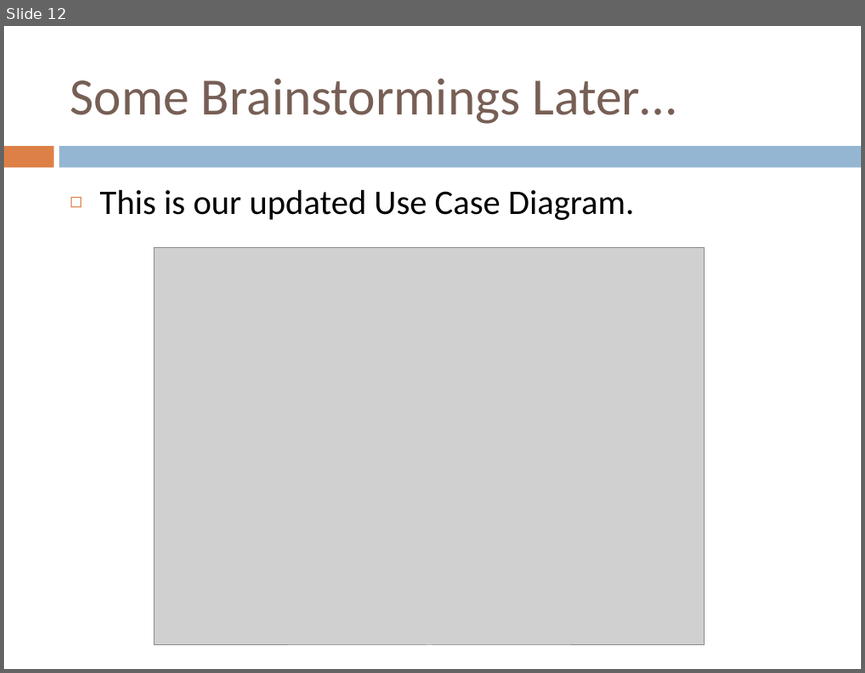
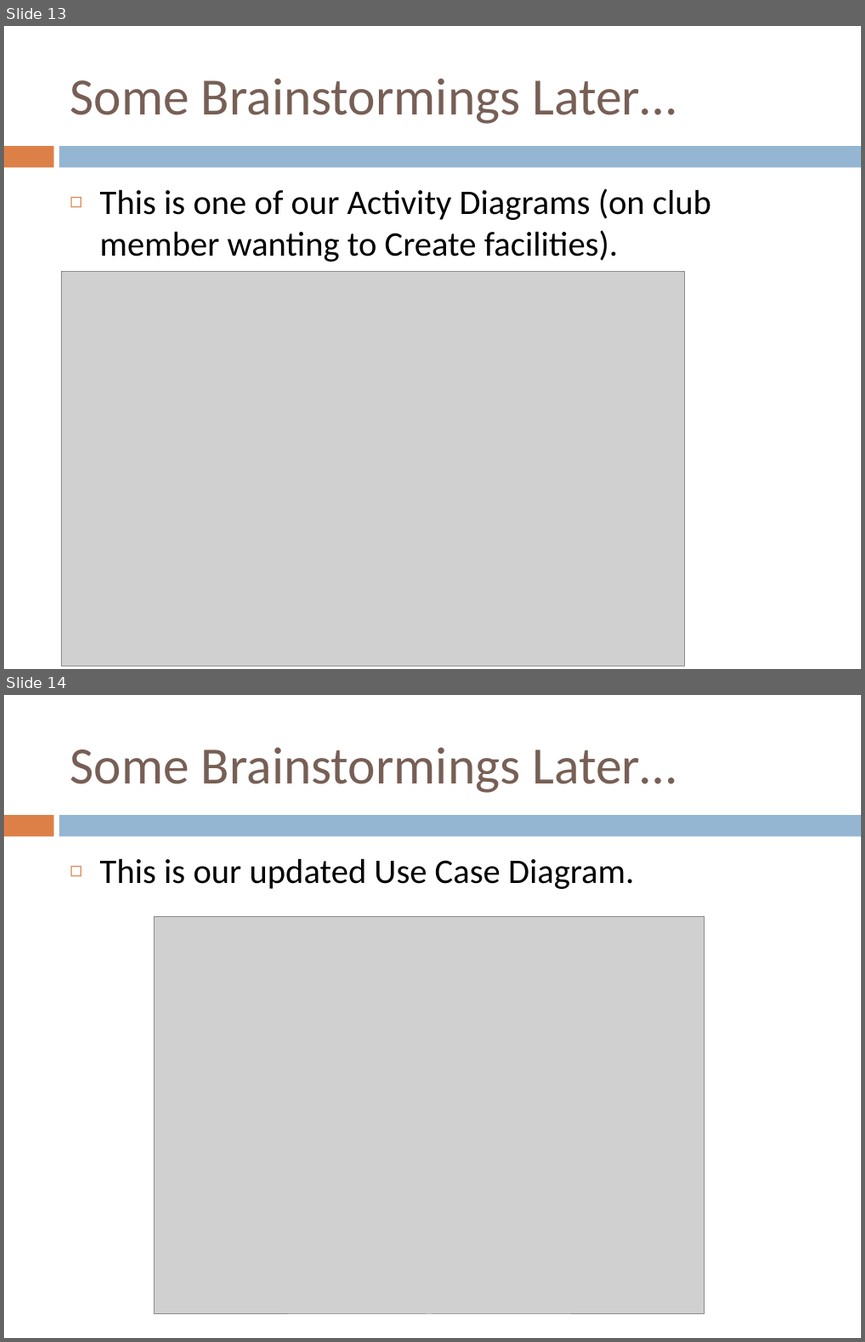
Before and after one commit to ledz1996/Group4Assng, a slide deck: csci222 a1 ppt.pptx. Shown one above the other, each under a label of ours: slide 12 before the commit, slides 13 and 14 after it. The pictures are 865x673 and 865x1342 pixels, drawn with LibreOffice and Linux fonts; fonts in the diff are those of the drawing; grey boxes stand for pictures. Boxes give left, top, right and bottom in pixels: in the first picture for what was removed or moved away, otherwise in the second. Text is boxed around its words. In the diff, an @@ line names an element or a change of style, - is before the commit and + after.

```diff
--- a/csci222 a1 ppt.pptx
+++ b/csci222 a1 ppt.pptx
@@ slide 13 added at (x1=4, y1=26, x2=861, y2=669), background #FFFFFF; not listed: 2 template elements that a slide beside it also shows @@
@@ title added at (x1=69, y1=78, x2=676, y2=124), 44 pt, text #775F55 @@
+Some Brainstormings Later…
@@ text added at (x1=100, y1=188, x2=711, y2=261), 29 pt, text #000000 @@
+◻ This is one of our Activity Diagrams (on club member wanting to Create facilities).
@@ picture added at (x1=62, y1=272, x2=684, y2=666) @@
@@ what was slide 12 is now slide 14 @@
```
Also in this commit, not shown: 4 slides changed, 3 other slides added, 4 other files.
